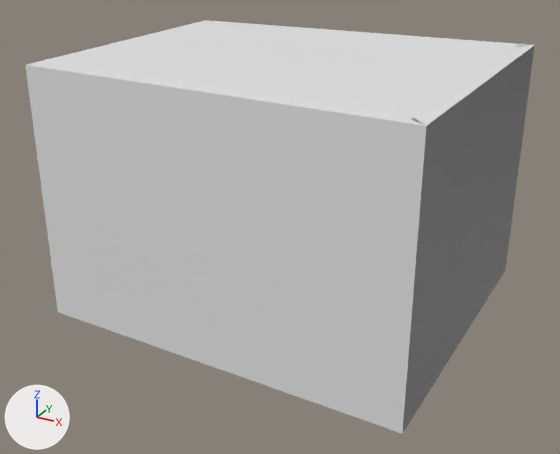
One commit to the Blender file blender/bavariathekProjektraum.blend: the scene before it, then after it.
Camera for both pictures: a camera (50 mm lens) standing at (8.26, -19.75, 11.91) and looking at (-2.54, -0.12, 2.1). Lighting does not change. The marker at lower left points along +X, +Y and +Z.
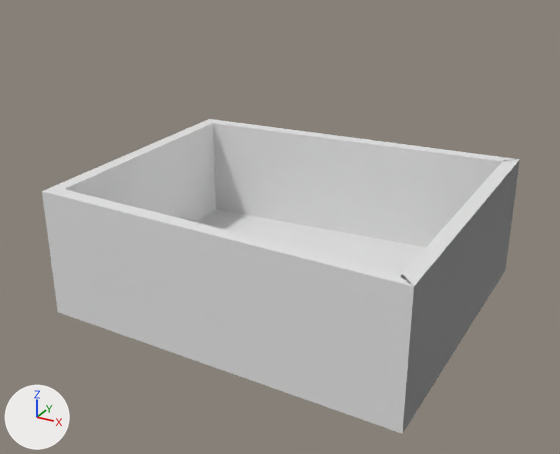
Commit message: Erstellen des Links des Projektraums zur Main-Datei

Boxes [x1, y1, x2, y2] around the edits, measured in the pictures (560 x 454 px):
'Cube.068', hidden: before [25, 63, 426, 287]
'Cube.001', hidden: before [49, 23, 516, 118]
'Cube.063', hidden: before [414, 45, 535, 286]
'Cube.067', hidden: before [206, 20, 528, 46]
'Cube.069', hidden: before [27, 20, 208, 65]
'Cube.061', unchanged, uncovered by the edit: after [210, 119, 517, 247]
'Cube.065', unchanged, uncovered by the edit: after [44, 119, 216, 222]
'Cube', unchanged, uncovered by the edit: after [196, 209, 426, 274]

The change in detail:
Object 'Cube.001' (ob_cube_001) is now hidden.
Object 'Cube.069' (ob_cube_069) is now hidden.
Object 'Cube.068' (ob_cube_068) is now hidden.
Object 'Cube.067' (ob_cube_067) is now hidden.
Object 'Cube.063' (ob_cube_063) is now hidden.
